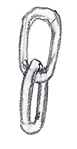
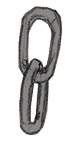
Layers edited between the first and the second 77px x 149px image:
added layer "colors" (multiply) above "Calque 1" over (18, 6, 63, 136)
